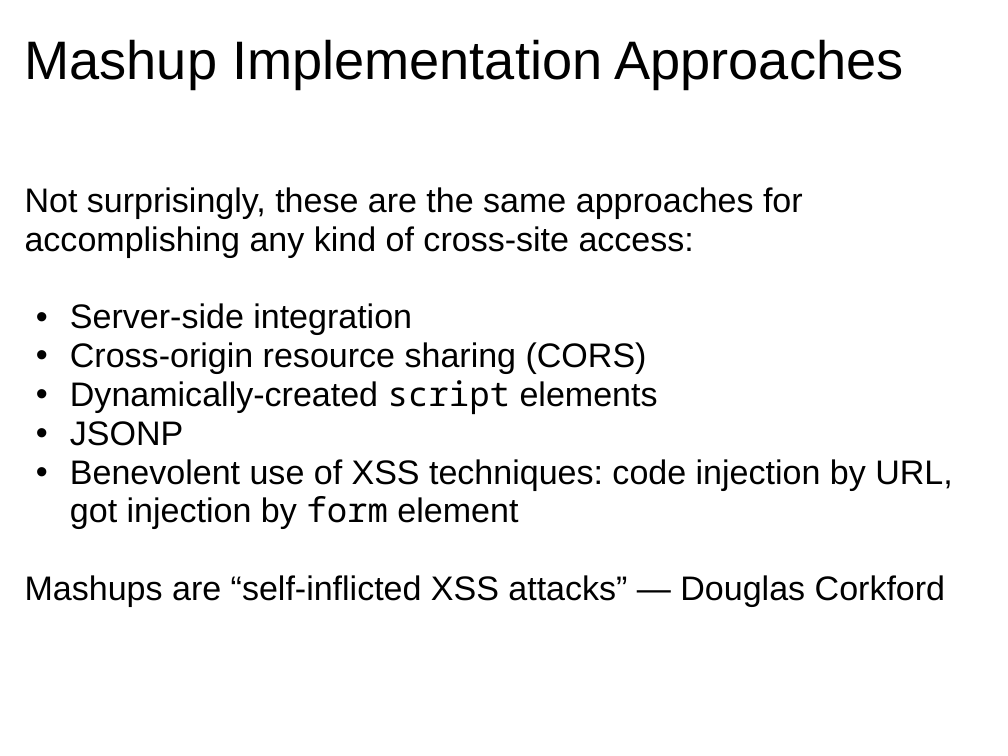
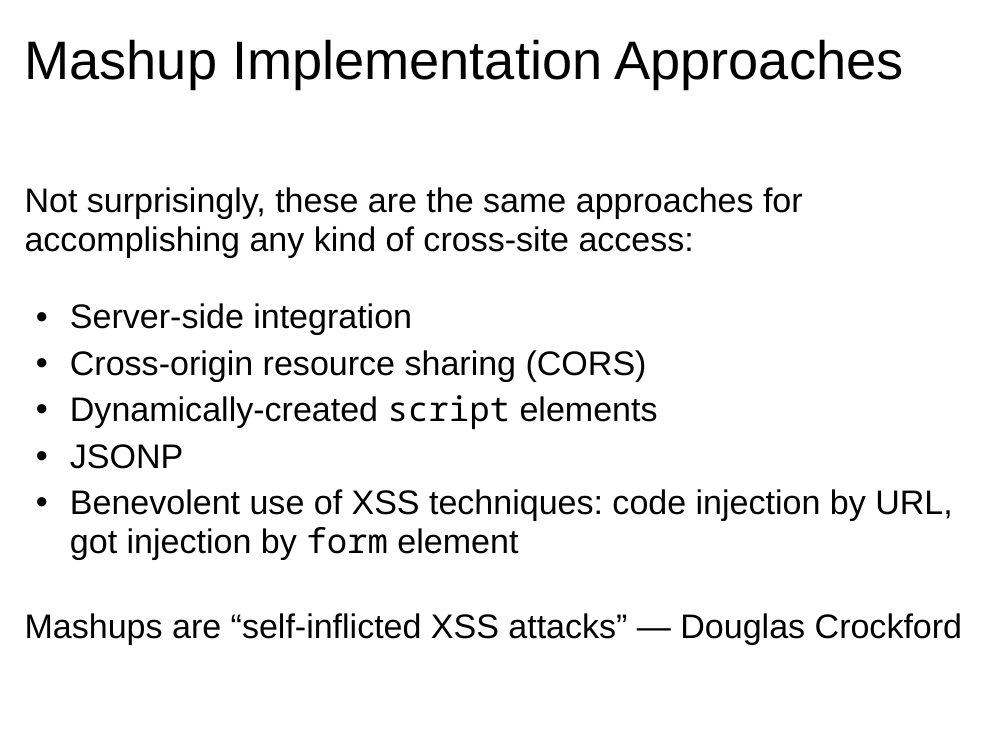
Before and after one commit to dondi/javascript-book, a slide deck: slide 77 of presentations/Chapter_8_Presentation.ppt. Drawn at 1008x756 pixels with LibreOffice and Linux fonts; fonts in the diff are those of the drawing; background and template pictures are left out. Boxes give left, top, right and bottom in pixels: in the first picture for what was removed or moved away, otherwise in the second. Text is boxed around its words. In the diff, an @@ line names an element or a change of style, - is before the commit and + after.

```diff
--- a/presentations/Chapter_8_Presentation.ppt
+++ b/presentations/Chapter_8_Presentation.ppt
@@ text at bbox=[70, 303, 952, 559]: more space between paragraphs @@
@@ text at bbox=[25, 613, 962, 645]: text changed @@
-Mashups are “self-inflicted XSS attacks” — Douglas Corkford
+Mashups are “self-inflicted XSS attacks” — Douglas Crockford
```
Also in this commit, not shown: 2 other slides changed.
